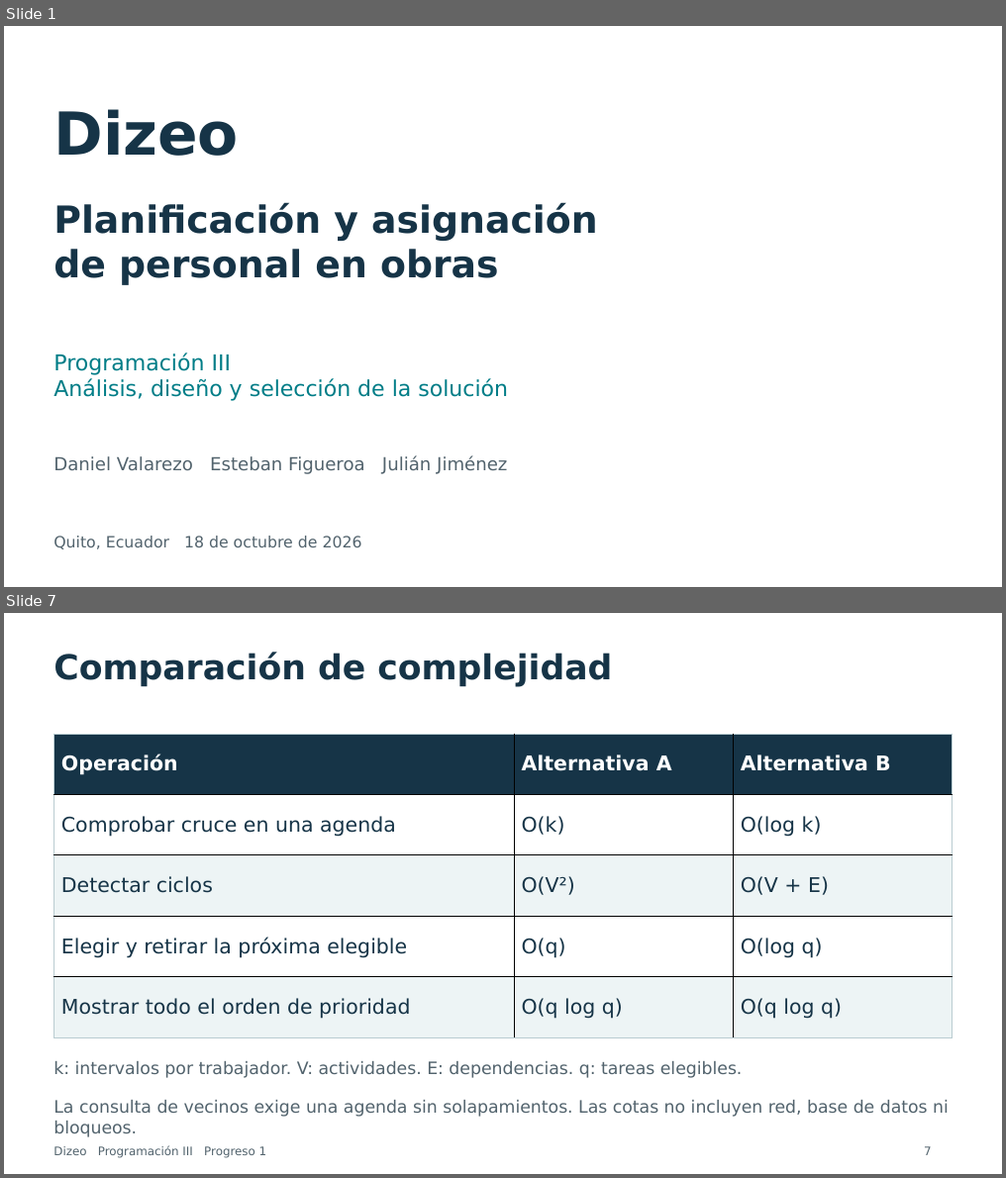
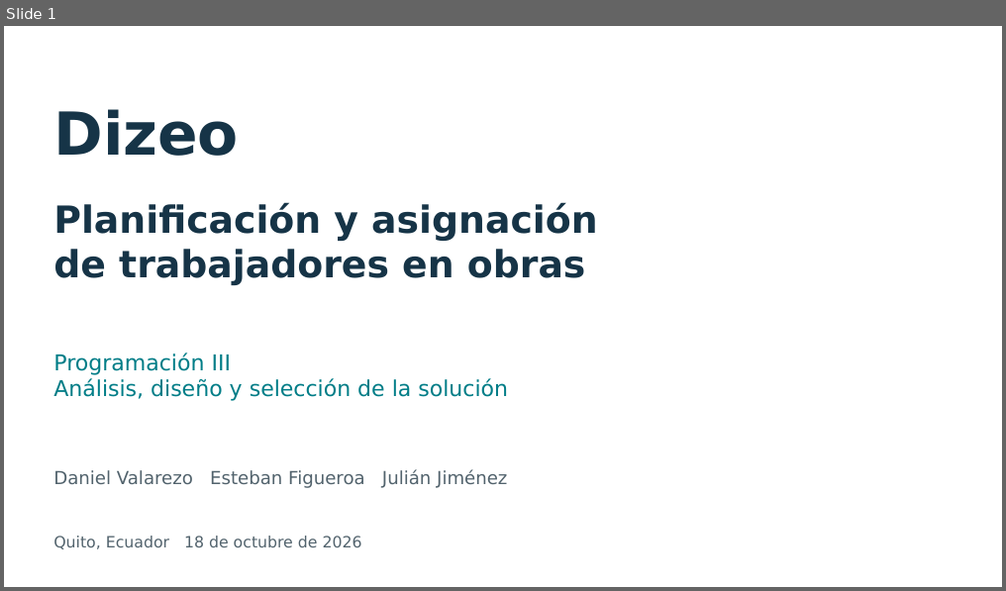
Before and after one commit to dxni999/avanceprogra, a slide deck: docs/presentacion/Presentacion_Dizeo_Progreso1_Final.pptx. Shown one above the other, each under a label of ours: slides 1 and 7 before the commit, slide 1 after it; the slides between them are not shown. The pictures are 1006x1178 and 1006x591 pixels, drawn with LibreOffice and Linux fonts; fonts in the diff are those of the drawing. Boxes give left, top, right and bottom in pixels: in the first picture for what was removed or moved away, otherwise in the second. Text is boxed around its words. In the diff, an @@ line names an element or a change of style, - is before the commit and + after.

```diff
--- a/docs/presentacion/Presentacion_Dizeo_Progreso1_Final.pptx
+++ b/docs/presentacion/Presentacion_Dizeo_Progreso1_Final.pptx
@@ slide 7 removed at <box>4,613,1002,1174</box>, background #FFFFFF @@
@@ text removed at <box>54,653,612,687</box> @@
-Comparación de complejidad
@@ table removed at <box>54,734,953,1038</box>, 5 rows, 3 columns @@
-Operación | Alternativa A | Alternativa B
-Comprobar cruce en una agenda | O(k) | O(log k)
-Detectar ciclos | O(V²) | O(V + E)
-Elegir y retirar la próxima elegible | O(q) | O(log q)
-Mostrar todo el orden de prioridad | O(q log q) | O(q log q)
@@ text removed at <box>54,1061,743,1078</box> @@
-k: intervalos por trabajador. V: actividades. E: dependencias. q: tareas elegibles.
@@ text removed at <box>54,1100,948,1138</box> @@
-La consulta de vecinos exige una agenda sin solapamientos. Las cotas no incluyen red, base de datos ni bloqueos.
@@ text removed at <box>54,1147,267,1158</box> @@
-Dizeo Programación III Progreso 1
@@ text removed at <box>924,1147,932,1156</box> @@
-7
@@ slide 1 changed as well @@
@@ text at <box>54,249,586,285</box>: text changed @@
-de personal en obras
+de trabajadores en obras
@@ text "Daniel Valarezo Esteban Figueroa Julián ...": place and size @@
-text "Daniel Valarezo Esteban Figueroa Julián ..." at <box>54,457,507,474</box>
+text "Daniel Valarezo Esteban Figueroa Julián ..." at <box>54,470,507,488</box>
```
Also in this commit, not shown: 2 other slides changed, 6 slides added, 6 other slides removed, 5 other files.
